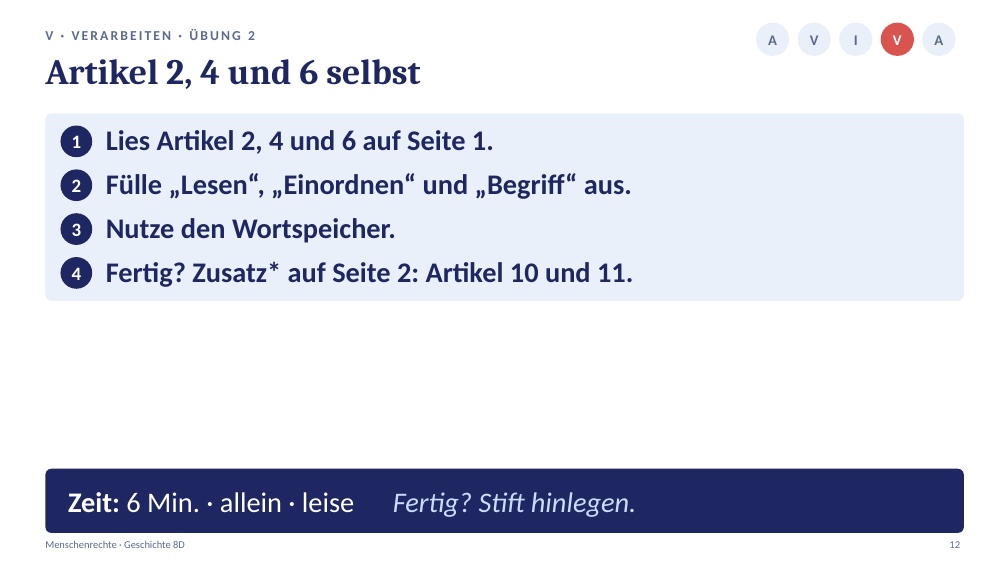
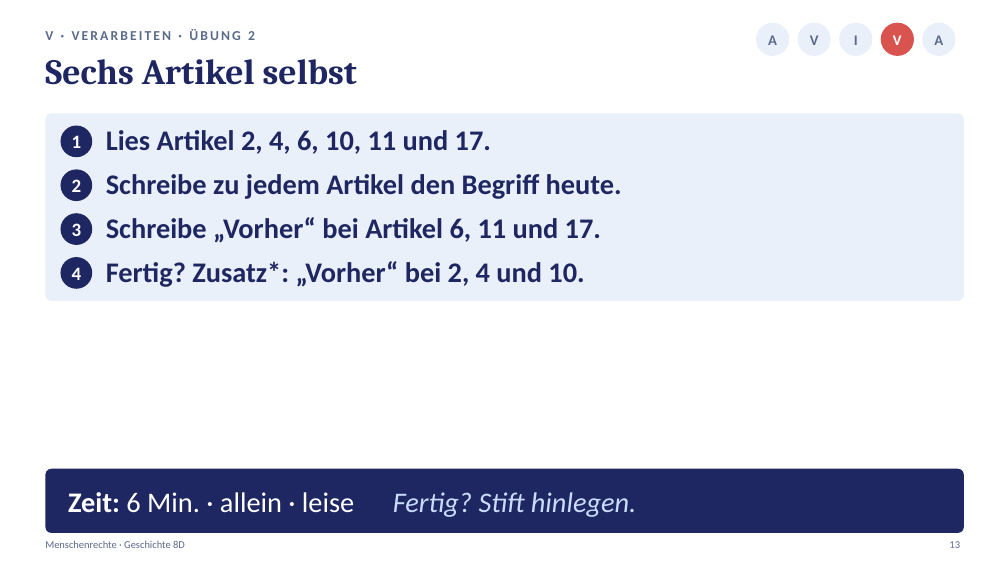
Before and after one commit to golzkonstantin-gif/Schule, a slide deck: slide 13 of Geschichte_8D/Stunde4_Menschenrechte/Praesentation_Stunde4_Menschenrechte_8D.pptx (slide 12 before the commit). Drawn at 1008x567 pixels with LibreOffice and Linux fonts; fonts in the diff are those of the drawing. Boxes give left, top, right and bottom in pixels: in the first picture for what was removed or moved away, otherwise in the second. Text is boxed around its words. In the diff, an @@ line names an element or a change of style, - is before the commit and + after.

```diff
--- a/Geschichte_8D/Stunde4_Menschenrechte/Praesentation_Stunde4_Menschenrechte_8D.pptx
+++ b/Geschichte_8D/Stunde4_Menschenrechte/Praesentation_Stunde4_Menschenrechte_8D.pptx
@@ text at (45, 59, 357, 85): text changed @@
-Artikel 2, 4 und 6 selbst
+Sechs Artikel selbst
@@ text at (106, 130, 491, 154): text changed @@
-Lies Artikel 2, 4 und 6 auf Seite 1.
+Lies Artikel 2, 4, 6, 10, 11 und 17.
@@ text at (106, 174, 622, 199): text changed @@
-Fülle „Lesen“, „Einordnen“ und „Begriff“ aus.
+Schreibe zu jedem Artikel den Begriff heute.
@@ text at (106, 217, 601, 243): text changed @@
-Nutze den Wortspeicher.
+Schreibe „Vorher“ bei Artikel 6, 11 und 17.
@@ text at (106, 261, 584, 287): text changed @@
-Fertig? Zusatz* auf Seite 2: Artikel 10 und 11.
+Fertig? Zusatz*: „Vorher“ bei 2, 4 und 10.
```
Also in this commit, not shown: 14 other slides changed, 6 slides added, 4 slides removed, 16 other files.
